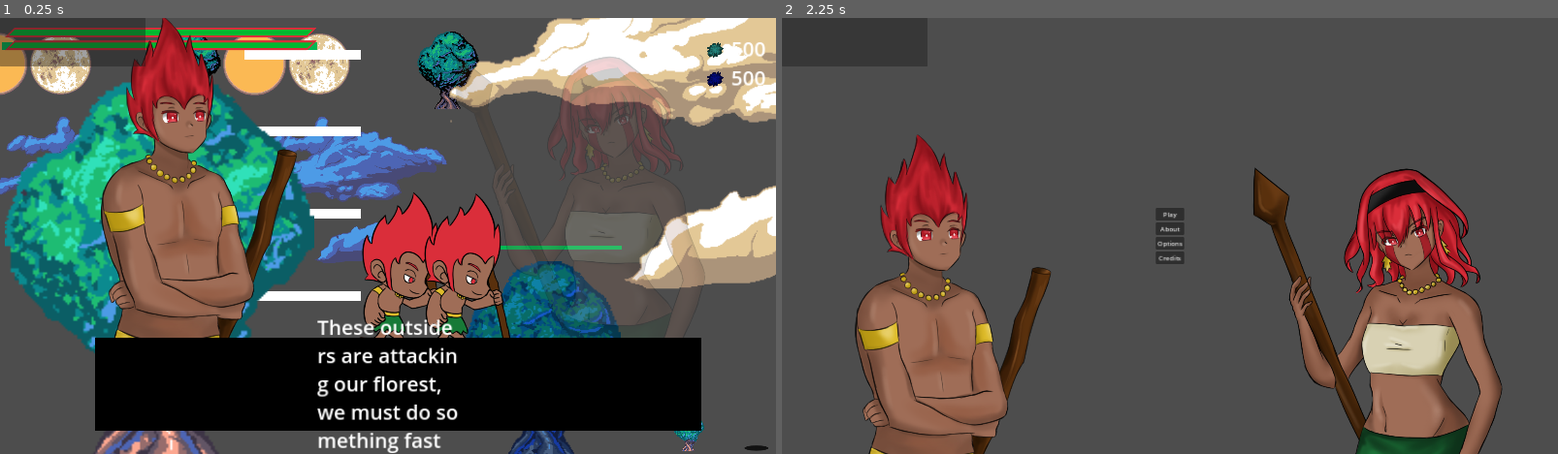
Above: before the commit, frames 1-2 (left to right).
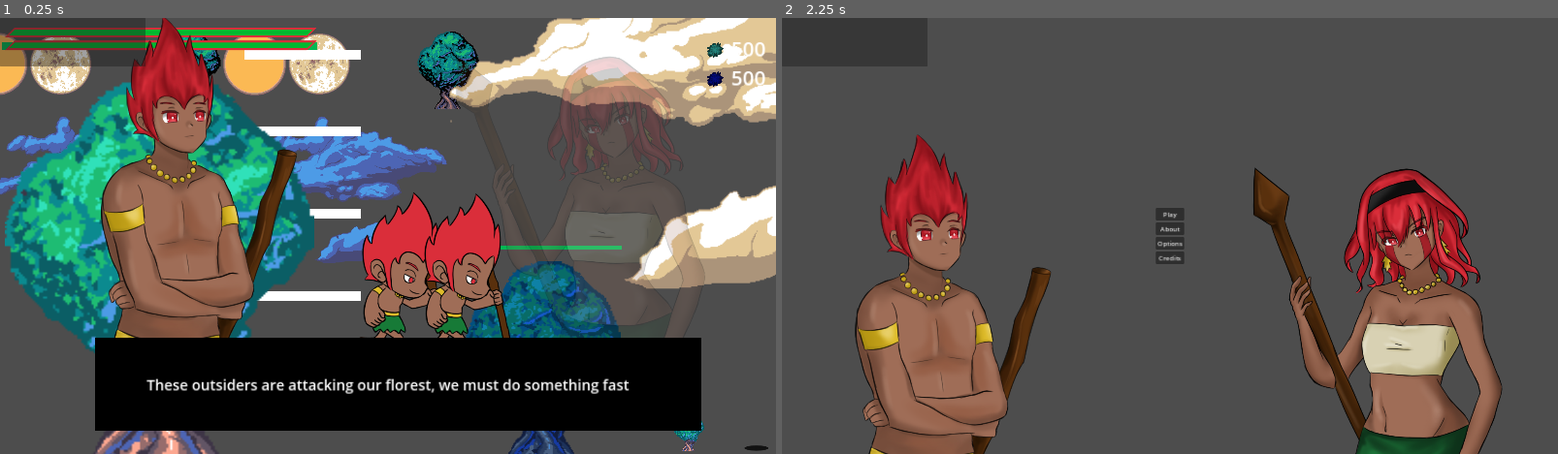
Above: after the commit, the same moments.

Repository: Ikkisoad/Amazon-Guardians
Game: Godot game, scene res://scenes/main.tscn
Two runs of this game, one before a commit and one after it. Both use one fixed random seed, a clock stepped at 60 frames per second and the inputs below. The engine's default icon, where the game draws it, is replaced by a stand-in: a white triangle on a blue panel in a dark square.
Inputs:
- Up to frame 1 (0.25 s): no input
- Up to frame 2 (2.25 s): tap Enter at 0.5 s; hold D (right) 0.53-2.03 s; tap Q (changeSelectedResource) at 0.6 s; tap Space (jump) at 0.77, 1.52 s; tap Escape (reset) at 1.25, 2 s; tap E (changeSelectedTrap) at 1.35 s; hold A (left) from 2.03 s (still down); tap N (frameAdvance) at 2.1 s

The runs differ from the first frame. In frame 1, 2.3% of the frame differs, in the area x 18-82%, y 69-100%; in frame 2, nothing differs.

Commit message:
EnemyIssues and some adjustments
So, now the enemy is attacking each player individually, also " changed  " the tutorial.tscn scene layout. Furthermore, now if the player dies it goes back to the main menu, I tried to add a panel, but the position of the panel does not follow the player, gonna try to fix it later.

Diff:
--- /dev/null
+++ b/scenes/HUDs_Menus/game_over_panel.gd
@@ -0,0 +1,12 @@
+extends Control
+
+func _ready() -> void:
+	hide()
+	Global.OnGameOver.connect(GameOver)
+
+func _on_menu_button_pressed() -> void:
+	get_tree().change_scene_to_packed(Global.MENU_SCENE)
+
+func GameOver(playerPos : Vector2) -> void:
+	global_position += playerPos
+	show()
--- /dev/null
+++ b/scenes/HUDs_Menus/game_over_panel.tscn
@@ -0,0 +1,59 @@
+[gd_scene load_steps=4 format=3 uid="uid://0jgcwr8uxedu"]
+
+[ext_resource type="Script" path="res://scenes/HUDs_Menus/game_over_panel.gd" id="1_vq1t1"]
+
+[sub_resource type="LabelSettings" id="LabelSettings_lfgfa"]
+font_size = 72
+
+[sub_resource type="LabelSettings" id="LabelSettings_8uj3t"]
+font_size = 72
+font_color = Color(1, 0.2, 0.278431, 1)
+
+[node name="GameOverPanel" type="Control"]
+layout_mode = 3
+anchors_preset = 15
+anchor_right = 1.0
+anchor_bottom = 1.0
+grow_horizontal = 2
+grow_vertical = 2
+script = ExtResource("1_vq1t1")
+
+[node name="GMOverBG" type="ColorRect" parent="."]
+layout_mode = 2
+offset_right = 1920.0
+offset_bottom = 1080.0
+color = Color(1, 0.478431, 0.419608, 0.156863)
+
+[node name="MC" type="MarginContainer" parent="."]
+layout_mode = 1
+anchors_preset = 15
+anchor_right = 1.0
+anchor_bottom = 1.0
+grow_horizontal = 2
+grow_vertical = 2
+theme_override_constants/margin_top = 72
+theme_override_constants/margin_bottom = 72
+
+[node name="VBoxContainer" type="VBoxContainer" parent="MC"]
+layout_mode = 2
+theme_override_constants/separation = 250
+
+[node name="MenuTitle" type="Label" parent="MC/VBoxContainer"]
+layout_mode = 2
+text = "Game Over"
+label_settings = SubResource("LabelSettings_lfgfa")
+horizontal_alignment = 1
+
+[node name="InfoText" type="Label" parent="MC/VBoxContainer"]
+layout_mode = 2
+text = "The forest was destroyed"
+label_settings = SubResource("LabelSettings_8uj3t")
+horizontal_alignment = 1
+
+[node name="MenuButton" type="Button" parent="MC/VBoxContainer"]
+layout_mode = 2
+size_flags_horizontal = 4
+theme_override_font_sizes/font_size = 48
+text = "Back To Menu"
+
+[connection signal="pressed" from="MC/VBoxContainer/MenuButton" to="." method="_on_menu_button_pressed"]
--- a/scenes/enemy/cb_base_enemy.gd
+++ b/scenes/enemy/cb_base_enemy.gd
@@ -15,6 +15,7 @@
 # Get the gravity from the project settings to be synced with RigidBody nodes.
 var gravity = ProjectSettings.get_setting("physics/2d/default_gravity")
 @onready var cs_attack = $a2EnemyAttack/csAttack
+
 var resource
 
 
@@ -31,6 +32,7 @@
 			resource = "animal"
 		_:
 			resource = "tree"
+
 
 func _physics_process(delta):
 	# Add the gravity.
@@ -78,8 +80,8 @@
 				returnToBase()
 
 	if area.get_parent().is_in_group("player"):
-		if area.get_parent().has_method("OnDamaged"):
-			AttackPlayer(800)#fictional number
+		if area.get_parent().has_method("DamagePlayer"):
+			area.get_parent().DamagePlayer(600)
 
 
 func returnToBase():
@@ -101,7 +103,3 @@
 	updateHUD()
 	if health <= 0:
 		queue_free()
-
-func AttackPlayer(damageAmount : int) -> void:
-	attacking = true
-	Global.onPlayerAttack.emit(damageAmount)
--- a/scenes/player/cb_player.gd
+++ b/scenes/player/cb_player.gd
@@ -22,8 +22,6 @@
 var isDead = false
 var spawnLocked = false
 
-func _ready() -> void:
-	Global.onPlayerAttack.connect(OnDamaged)
 
 func _process(delta: float) -> void:
 	#just to explain here i'm using only using _process to check UI stuffs and player stats
@@ -133,16 +131,21 @@
 func collect(resType = Global.PlayerResourceType.LEAVES, amount = 1):
 	get_parent().collectResource(resType, amount)
 
-func OnDamaged(damageTaken : int) -> void:
+func DamagePlayer(damageTaken : int) -> void:
 	if health > 0:
 		health -= damageTaken
 		isDead = false
+
+	Global.onPlayerHit.emit()
 
 func CheckPlayerStatus() -> void:
 	if health < 0:
 		isDead = true
 		hide()
 		queue_free()
-		#stop running the process funcion/physics engine
-		#this is useless right? Considering it was just freed from the tree... I guess you are trying to prevent it from processing in this exact frame it was freed on
-		set_process(false)
+		GameOverSequence()
+
+#we can set everything that happens here as soon as the player lose, like text, pauses and menus
+func GameOverSequence() -> void:
+	get_tree().change_scene_to_packed(Global.MENU_SCENE)
+	#Global.OnGameOver.emit(global_position)
--- a/scenes/player/player_manager.gd
+++ b/scenes/player/player_manager.gd
@@ -14,7 +14,7 @@
 # Called when the node enters the scene tree for the first time.
 func _ready():
 	cb_player.setRemoteTransformPath(cam_player.get_path())
-	Global.onPlayerAttack.connect(OnPlayerHit)
+	Global.onPlayerHit.connect(OnPlayerDamaged)
 	updateHUD()
 
 func updateHUD():
@@ -58,5 +58,5 @@
 		trapTypeSelected = Global.TrapType.WOOD
 	player_ui.changeSelectedTrap(trapTypeSelected)
 
-func OnPlayerHit(damageTaken : int):
+func OnPlayerDamaged() -> void:
 	updateHUD()
--- a/scenes/system/Global.gd
+++ b/scenes/system/Global.gd
@@ -5,7 +5,9 @@
 enum PlayerResourceType {LEAVES, STONES}
 enum EnemyType {WOODWORKER, MINER, HUNTER}
 
-signal onPlayerAttack(damage : int)
+const MENU_SCENE = preload("res://scenes/main_menu/main_menu.tscn")
+signal onPlayerHit()
+signal OnGameOver(playerPos : Vector2)
 
 func _input(event):
 	if event.is_action_pressed("reset"):
--- a/scenes/system/tutorial.tscn
+++ b/scenes/system/tutorial.tscn
@@ -1,8 +1,11 @@
-[gd_scene load_steps=4 format=3 uid="uid://dkxeifth4khqa"]
+[gd_scene load_steps=5 format=3 uid="uid://dkxeifth4khqa"]
 
 [ext_resource type="Script" path="res://scenes/system/tutorial.gd" id="1_7bw86"]
 [ext_resource type="Texture2D" uid="uid://ielxwdiar774" path="res://Assets/sprites/caipora/caipora_perfil.png" id="1_k4c26"]
 [ext_resource type="Texture2D" uid="uid://w2aqdj4p7r40" path="res://Assets/sprites/curupira/curupira_perfil.png" id="2_ey30c"]
+
+[sub_resource type="LabelSettings" id="LabelSettings_j2wjm"]
+font_size = 36
 
 [node name="Tutorial" type="Node"]
 process_mode = 3
@@ -17,6 +20,23 @@
 anchor_bottom = 1.0
 grow_horizontal = 2
 grow_vertical = 2
+
+[node name="MC" type="MarginContainer" parent="CanvasLayer/Control"]
+layout_mode = 1
+anchors_preset = 15
+anchor_right = 1.0
+anchor_bottom = 1.0
+grow_horizontal = 2
+grow_vertical = 2
+theme_override_constants/margin_top = 740
+
+[node name="Label" type="Label" parent="CanvasLayer/Control/MC"]
+z_index = 2
+layout_mode = 2
+text = "These outsiders are attacking our florest, we must do something fast"
+label_settings = SubResource("LabelSettings_j2wjm")
+horizontal_alignment = 1
+vertical_alignment = 2
 
 [node name="ColorRect" type="ColorRect" parent="CanvasLayer/Control"]
 z_index = 1
@@ -36,26 +56,6 @@
 position = Vector2(431, 421)
 texture = ExtResource("2_ey30c")
 
-[node name="CenterContainer" type="CenterContainer" parent="CanvasLayer/Control"]
-layout_mode = 1
-anchors_preset = 12
-anchor_top = 1.0
-anchor_right = 1.0
-anchor_bottom = 1.0
-offset_top = -345.0
-grow_horizontal = 2
-grow_vertical = 0
-
-[node name="RichTextLabel" type="RichTextLabel" parent="CanvasLayer/Control/CenterContainer"]
-z_index = 2
-custom_minimum_size = Vector2(350, 0)
-layout_mode = 2
-theme_override_font_sizes/normal_font_size = 50
-text = "These outsiders are attacking our florest, we must do something fast"
-fit_content = true
-scroll_active = false
-autowrap_mode = 1
-
 [node name="tmrTest" type="Timer" parent="."]
 
 [connection signal="timeout" from="tmrTest" to="." method="_on_tmr_test_timeout"]
